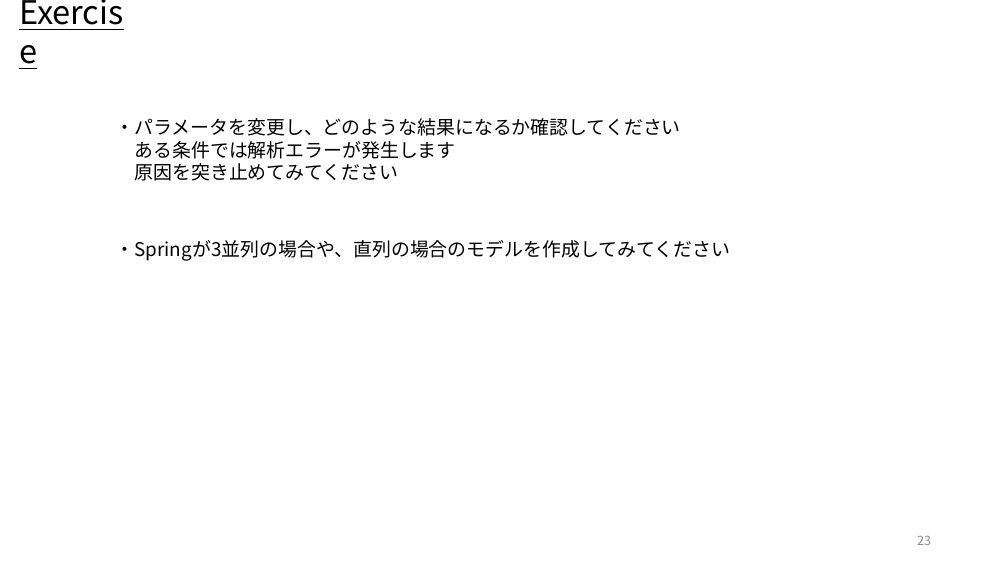
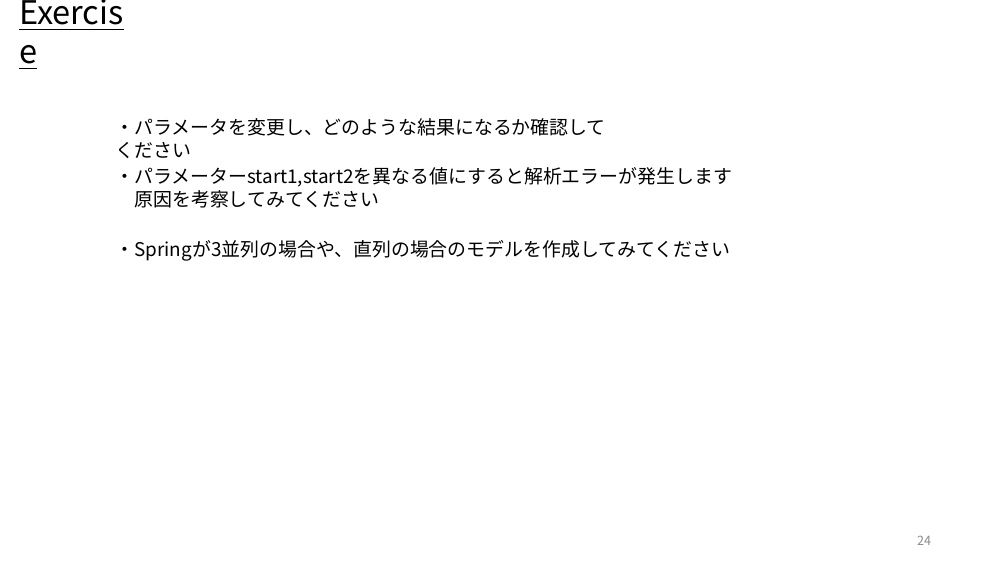
Before and after one commit to UedaShigenori/OpenModelica_Tutorials_Ja, a slide deck: slide 24 of 4_CustomizeModel2_ParallelSprings/OpenModelica_Tutorials_4.pptx (slide 23 before the commit). Drawn at 1008x567 pixels with LibreOffice and Linux fonts; fonts in the diff are those of the drawing. Boxes give left, top, right and bottom in pixels: in the first picture for what was removed or moved away, otherwise in the second. Text is boxed around its words. In the diff, an @@ line names an element or a change of style, - is before the commit and + after.

```diff
--- a/4_CustomizeModel2_ParallelSprings/OpenModelica_Tutorials_4.pptx
+++ b/4_CustomizeModel2_ParallelSprings/OpenModelica_Tutorials_4.pptx
@@ text at box(135, 141, 456, 181): paragraphs removed @@
-ある条件では解析エラーが発生します
-原因を突き止めてみてください
@@ text added at box(116, 167, 733, 208), 18 pt, text #000000 @@
+・パラメーターstart1,start2を異なる値にすると解析エラーが発生します
+原因を考察してみてください
@@ page number at box(917, 536, 931, 545): text changed @@
-23
+24
```
Also in this commit, not shown: 2 other slides changed, 1 slide added, 3 other files.
